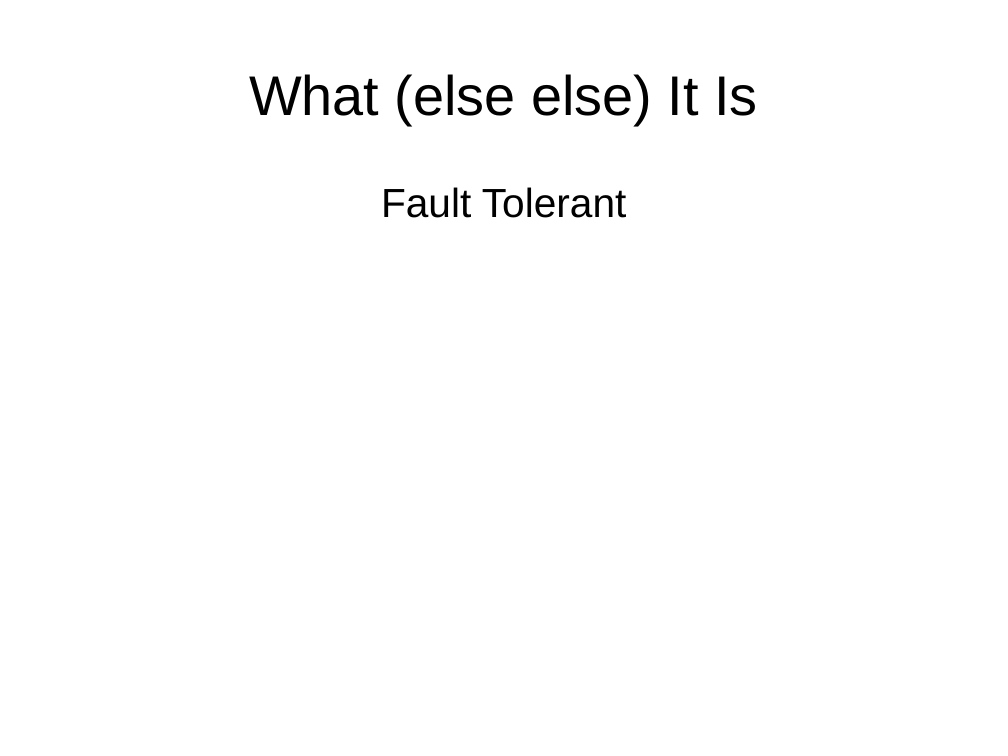
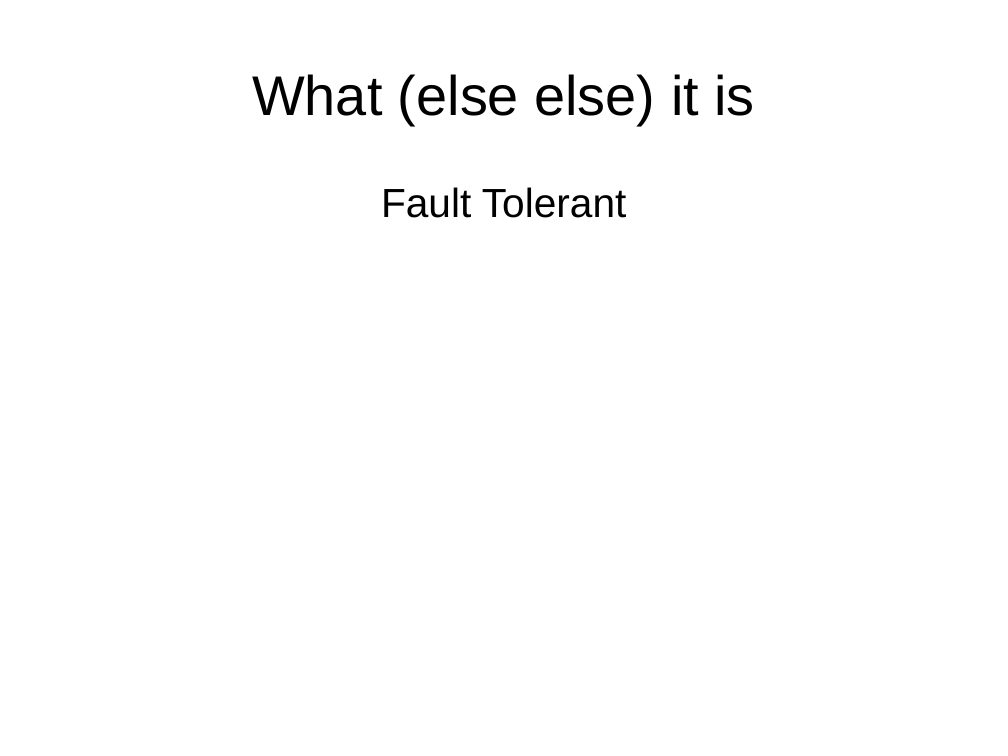
Before and after one commit to bernardd/conference-talks, a slide deck: slide 4 of Erlang Intro.odp. Drawn at 1008x756 pixels with LibreOffice and Linux fonts; fonts in the diff are those of the drawing. Boxes give left, top, right and bottom in pixels: in the first picture for what was removed or moved away, otherwise in the second. Text is boxed around its words. In the diff, an @@ line names an element or a change of style, - is before the commit and + after.

```diff
--- a/Erlang Intro.odp
+++ b/Erlang Intro.odp
@@ title at bbox=[252, 74, 754, 125]: text changed @@
-What (else else) It Is
+What (else else) it is
```
Also in this commit, not shown: 9 other slides changed, 3 slides added.
